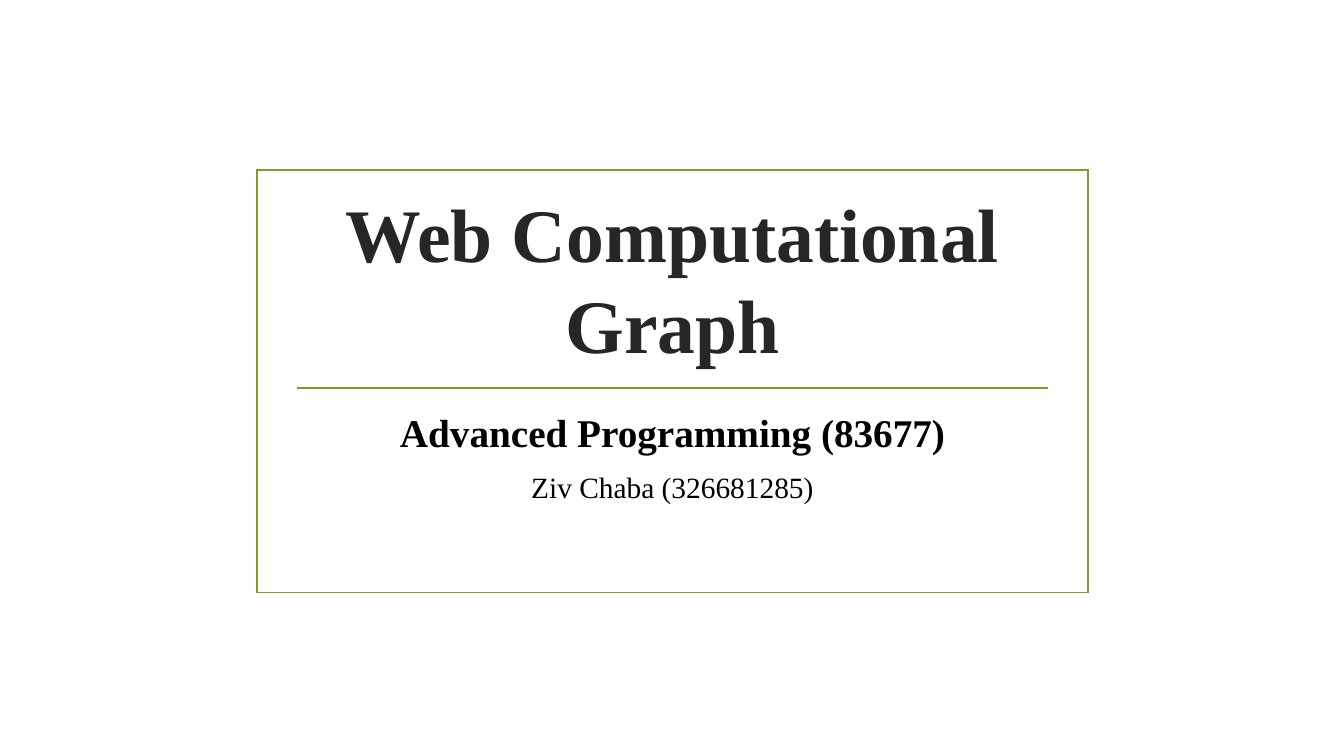
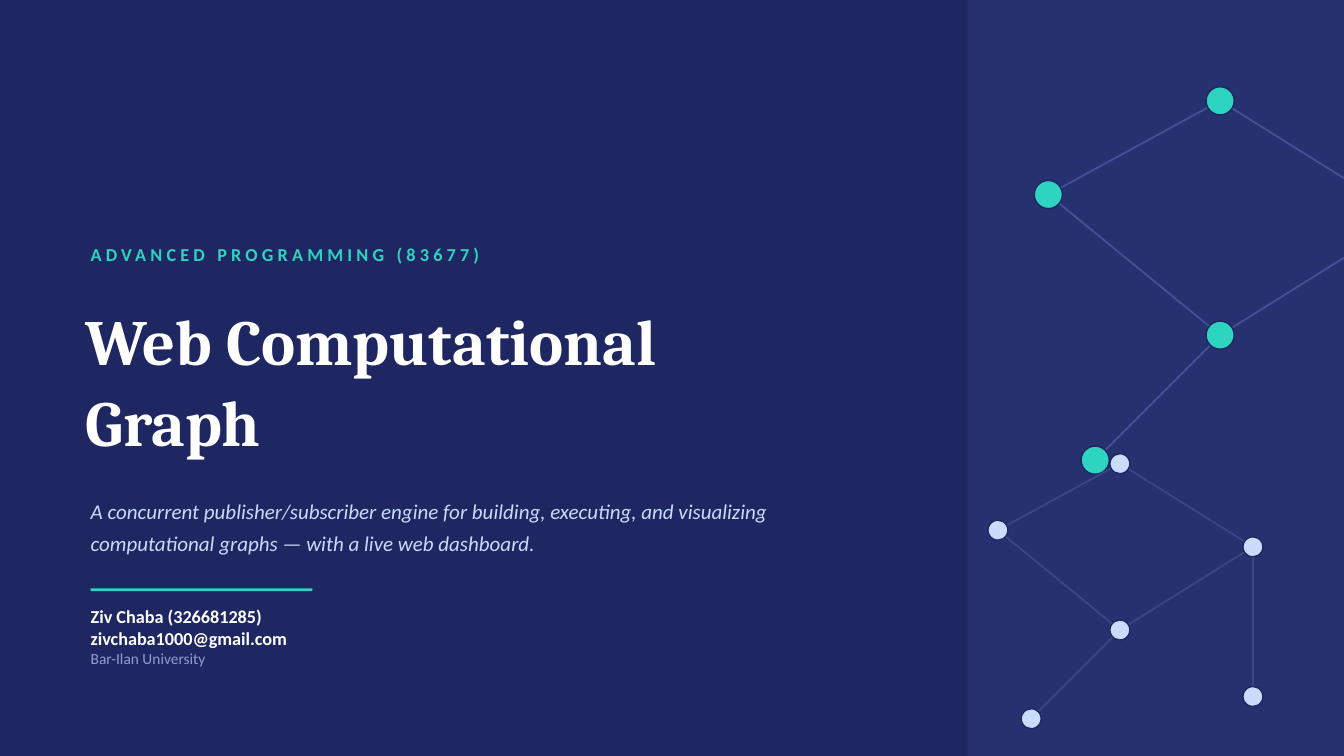
Before and after one commit to Ziv33/WebComputationalGraph, a slide deck: slide 1 of WebComputationalGraphPresentation.pptx. Drawn at 1344x756 pixels with LibreOffice and Linux fonts; fonts in the diff are those of the drawing; background and template pictures are left out. Boxes give left, top, right and bottom in pixels: in the first picture for what was removed or moved away, otherwise in the second. Text is boxed around its words. In the diff, an @@ line names an element or a change of style, - is before the commit and + after.

```diff
--- a/WebComputationalGraphPresentation.pptx
+++ b/WebComputationalGraphPresentation.pptx
@@ background picture (left out) to #1E2761 @@
@@ rectangle added at <box>968,0,1344,756</box>, fill #2C3A7A at 60% opacity @@
@@ ellipse added at <box>1207,87,1235,115</box>, fill #2DD4BF, outline #1E2761 1 pt @@
@@ line added from (1049, 195) to (1221, 101), #44519A 1.25 pt @@
@@ line added from (1221, 101) to (1344, 218), #44519A 1.25 pt @@
@@ rectangle removed at <box>257,170,1089,593</box> @@
@@ ellipse added at <box>1034,180,1063,209</box>, fill #2DD4BF, outline #1E2761 1 pt @@
@@ line added from (1049, 195) to (1221, 336), #44519A 1.25 pt @@
@@ text added at <box>91,237,897,272</box>, 13 pt, text #2DD4BF, bold @@
+ADVANCED PROGRAMMING (83677)
@@ line added from (1221, 336) to (1344, 218), #44519A 1.25 pt @@
@@ text "Web Computational" at <box>86,320,656,460</box>: vertical alignment bottom to middle @@
@@ text at <box>86,320,656,460</box>: text changed; size 54 to 46 pt; font Times New Roman to Cambria; text colour #262626 to #FFFFFF @@
-Web Computational Graph
+Web Computational
+Graph
@@ ellipse added at <box>1207,322,1235,350</box>, fill #2DD4BF, outline #1E2761 1 pt @@
@@ line added from (1096, 461) to (1221, 336), #44519A 1.25 pt @@
@@ line removed from (296, 388) to (1049, 388) @@
@@ subtitle removed at <box>400,419,945,504</box> @@
-Advanced Programming (83677)
-Ziv Chaba (326681285)
@@ ellipse added at <box>1082,447,1110,475</box>, fill #2DD4BF, outline #1E2761 1 pt @@
@@ line added from (998, 530) to (1120, 464), #3B4785 1.25 pt @@
@@ ellipse added at <box>1110,454,1130,474</box>, fill #CADCFC, outline #1E2761 1 pt @@
@@ line added from (1120, 464) to (1253, 546), #3B4785 1.25 pt @@
@@ text added at <box>91,504,766,555</box>, 15 pt, text #CADCFC, italic @@
+A concurrent publisher/subscriber engine for building, executing, and visualizing computational graphs — with a live web dashboard.
@@ ellipse added at <box>988,520,1008,540</box>, fill #CADCFC, outline #1E2761 1 pt @@
@@ line added from (998, 530) to (1120, 630), #3B4785 1.25 pt @@
@@ ellipse added at <box>1243,537,1263,558</box>, fill #CADCFC, outline #1E2761 1 pt @@
@@ line added from (1120, 630) to (1253, 546), #3B4785 1.25 pt @@
@@ line added from (1253, 546) to (1253, 697), #3B4785 1.25 pt @@
@@ line added from (91, 590) to (313, 590), #2DD4BF 2 pt @@
@@ text added at <box>91,609,287,648</box>, 13 pt, text #FFFFFF, bold @@
+Ziv Chaba (326681285)
+zivchaba1000@gmail.com
@@ ellipse added at <box>1110,620,1130,640</box>, fill #CADCFC, outline #1E2761 1 pt @@
@@ text added at <box>91,653,205,667</box>, 11 pt, text #8EA0D6 @@
+Bar-Ilan University
@@ line added from (1031, 719) to (1120, 630), #3B4785 1.25 pt @@
@@ ellipse added at <box>1243,687,1263,707</box>, fill #CADCFC, outline #1E2761 1 pt @@
@@ ellipse added at <box>1021,709,1042,729</box>, fill #CADCFC, outline #1E2761 1 pt @@
```
Also in this commit, not shown: 6 other slides changed, 2 slides added, 2 slides removed.
